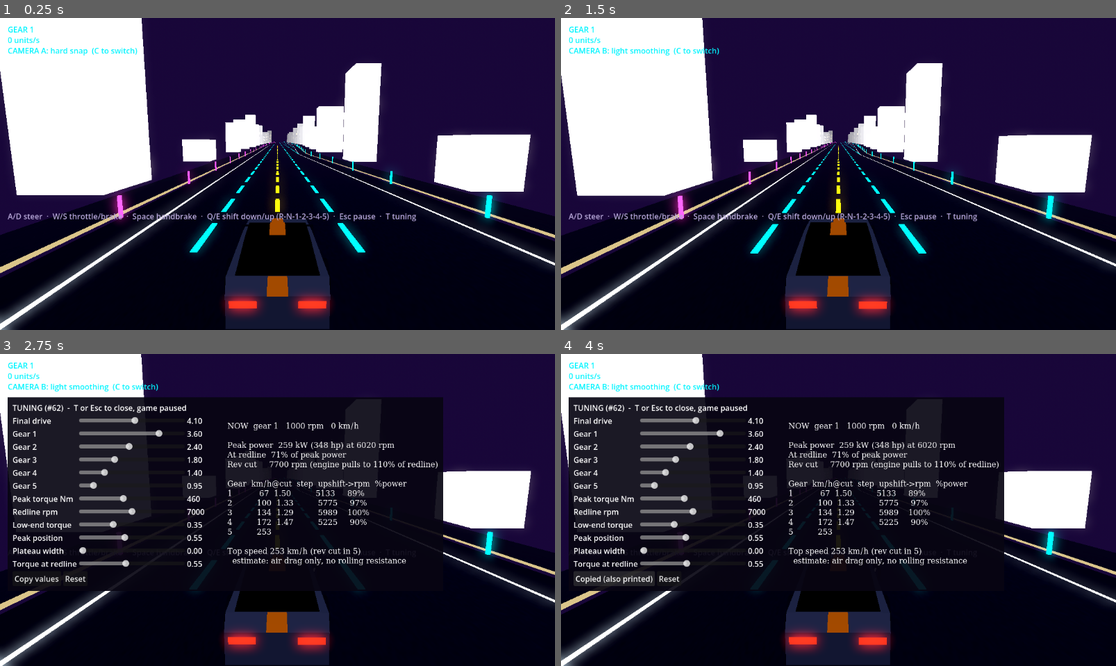
Above: before the commit, frames 1-4 (two rows, left to right).
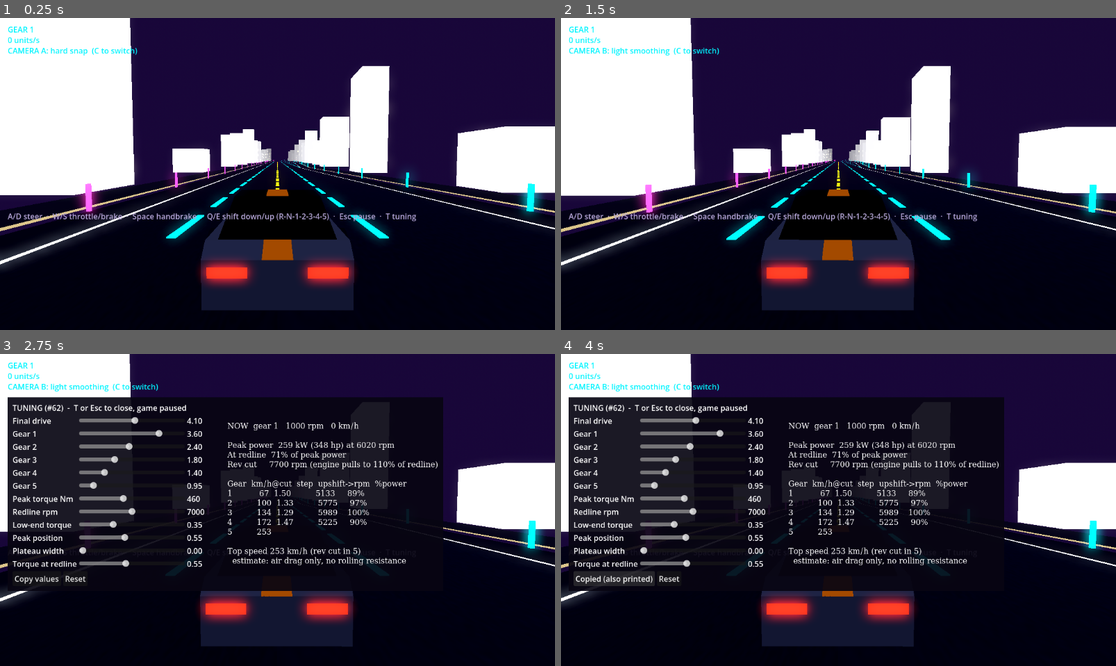
Above: after the commit, the same moments.

Repository: SmurfyHehe/neon-overdrive
Game: Godot game, scene res://Game.tscn
Same seed, same stepped clock (60 frames per second), same inputs: the game is played once before the commit and once after it.
Inputs (mouse positions are in pixels of both pictures, inside the frame that each line leads up to):
- Up to frame 1 (0.25 s): no input
- Up to frame 2 (1.5 s): move the mouse to (960, 158) at 0.52 s; hold D (steer_right) 0.53-1.25 s; tap C (camera_cycle) at 0.6 s; click (960, 158) at 0.67 s; drag from (727, 189) to (810, 236) at 1.27 s
- Up to frame 3 (2.75 s): move the mouse to (333, 441) at 2.02 s; hold D (steer_right) from 2.03 s (still down); tap T (tuning_panel) at 2.1 s; tap C (camera_cycle) at 2.3 s
- Up to frame 4 (4 s): release D (steer_right) at 2.75 s; click "Copy values" at 2.75 s; click "Copied (also printed)" at 3.5 s

The runs differ from the first frame. In frame 1, 23% of the frame differs, in the area x 0-100%, y 0-100%; in frame 2, 24%; in frame 3, 11%; in frame 4, 11%.

Commit message:
Camera: lower chase cam, speed FOV with dolly, speed/kerb/impact shake (stage A)
Moves the chase camera out of game.gd into ChaseCamera, keeping Roy's three
smoothing modes (#31) unchanged. Adds tests/camera_feel.gd (headless, real
key input) and reads the chase offset from the camera in
floating_origin_drive.gd now that it changes with speed.

Co-Authored-By: Claude Fable 5.1 <noreply@anthropic.com>
Claude-Session: https://claude.ai/code/session_01AyG5i7XTkh9WYFGwXibpLG

Diff:
--- /dev/null
+++ b/scripts/chase_camera.gd
@@ -0,0 +1,182 @@
+extends Camera3D
+class_name ChaseCamera
+
+# Chase camera (stage A, 2026-10-04). Moved out of game.gd so the feel layer
+# below has one home. Roy's three smoothing modes from #31 are carried over
+# unchanged (C cycles them; he tunes them later). New in stage A, from the
+# sense-of-speed research (perceived speed comes from how fast things move
+# across the screen, not from the number on the speedo):
+# - a lower chase position: foreground objects sweep past at a bigger angle;
+# - speed FOV with a partial dolly-in, so the world stretches outward while
+#   the car keeps roughly its size on screen;
+# - shake: a light buzz that grows with speed, a rumble on kerbs and
+#   sidewalks, and a kick when the car hits something.
+# Every number below is a starting value for Roy to judge by driving.
+
+const MODE_NAMES := ["A: hard snap", "B: light smoothing", "C: smoothing + reverse swing"]
+const FOLLOW_RATE := 6.0  # 1/s, how fast the camera catches up sideways/vertically
+const SWING_RATE := 5.0   # 1/s, how fast it swings round for reverse (~0.6 s)
+
+# Framing. Was distance 6.0 / height 3.2 / look 10 m ahead at 1.1 / FOV 62.
+const DIST := 5.2         # m behind the car at rest
+const HEIGHT := 1.85      # m above the car's origin at rest
+const LOOK_AHEAD := 12.0  # m ahead of the car the camera aims at
+const LOOK_HEIGHT := 0.95
+const SQUAT := 0.2        # m the camera drops at full speed effect
+
+# Speed FOV (vertical degrees; Godot keeps height, so 16:9 is ~1.6x wider).
+const FOV_REST := 58.0
+const FOV_FAST := 74.0
+const FOV_SPEED_LO := 5.0    # m/s (18 km/h): widening starts
+const FOV_SPEED_HI := 45.0   # m/s (162 km/h): fully wide. Linear between, so
+                             # today's ~35 m/s top speed already gets 3/4 of it
+const FOV_ACCEL_GAIN := 0.25 # deg per m/s^2 of forward acceleration
+const FOV_ACCEL_MIN := -2.0  # braking narrows a little
+const FOV_ACCEL_MAX := 3.0   # hard acceleration widens a little more
+const FOV_RATE := 3.0        # 1/s smoothing on the speed term
+const ACCEL_RATE := 4.0      # 1/s smoothing on the acceleration term
+## 0 = distance fixed (car shrinks as FOV widens), 1 = car keeps its rest size.
+const DOLLY := 0.7
+
+# Shake. Rotation in radians, position in metres, at full strength.
+const SPEED_SHAKE_ROT := 0.008   # ~0.45 deg buzz at FOV_SPEED_HI and above
+const SPEED_SHAKE_POS := 0.015
+const SURFACE_SHAKE_ROT := 0.008 # kerb/sidewalk rumble ("Dirt" surface)
+const SURFACE_SHAKE_POS := 0.02
+const IMPACT_SHAKE_ROT := 0.035  # ~2 deg at full trauma
+const IMPACT_SHAKE_POS := 0.12
+const TRAUMA_DECAY := 1.6        # 1/s
+## Velocity change in one physics tick (m/s) above which it counts as a hit.
+## Hard braking peaks well under this (see tests/camera_feel.gd); a wall at
+## speed is several times over it.
+const IMPACT_DV := 0.8
+const IMPACT_GAIN := 0.12        # trauma per m/s over the threshold
+
+var target: PlayerCar
+var mode := 0
+## Tests turn this off to compare the drawn position against the chase offset.
+var shake_enabled := true
+
+# Smoothed state the HUD and tests can read.
+var speed_t := 0.0     # 0..1, eased speed factor
+var accel_fov := 0.0   # current acceleration FOV term, degrees
+var trauma := 0.0      # 0..1, impact shake energy
+var surface_t := 0.0   # 0..1, share of wheels on a rough surface (scaled by speed)
+var dist_now := DIST
+var height_now := HEIGHT
+var anchor := Vector3.ZERO  # chase position before shake
+var aim := Vector3.ZERO     # point the rig looks at before shake
+
+var _follow := Vector2.ZERO
+var _yaw := 0.0
+var _started := false
+var _prev_vel := Vector3.ZERO
+var _prev_speed := 0.0
+var _accel := 0.0
+var _t := 0.0
+var _noise := FastNoiseLite.new()
+
+func _init(car: PlayerCar) -> void:
+	target = car
+	fov = FOV_REST
+	far = 400.0
+	# Moved in _process every rendered frame, so it must not be
+	# physics-interpolated itself (ISSUES B7).
+	physics_interpolation_mode = Node.PHYSICS_INTERPOLATION_MODE_OFF
+	_noise.noise_type = FastNoiseLite.TYPE_SIMPLEX
+	_noise.seed = 9431
+	_noise.frequency = 1.0
+
+func _ready() -> void:
+	current = true
+	_prev_vel = target.linear_velocity
+
+func mode_name() -> String:
+	return MODE_NAMES[mode]
+
+# Polled on the physics tick like all game input (#30), and the impact check
+# needs exactly one velocity sample per tick.
+func _physics_process(delta: float) -> void:
+	if Input.is_action_just_pressed("camera_cycle"):
+		mode = (mode + 1) % MODE_NAMES.size()
+	var v := target.linear_velocity
+	var dv := (v - _prev_vel).length()
+	_prev_vel = v
+	if dv > IMPACT_DV:
+		trauma = minf(1.0, trauma + (dv - IMPACT_DV) * IMPACT_GAIN)
+	var speed := target.current_speed()
+	_accel = (speed - _prev_speed) / delta
+	_prev_speed = speed
+
+func _process(delta: float) -> void:
+	_update_feel(delta)
+	_place(delta)
+	if shake_enabled:
+		_shake(delta)
+
+func _update_feel(delta: float) -> void:
+	var speed := absf(target.current_speed())
+	var want_t := clampf((speed - FOV_SPEED_LO) / (FOV_SPEED_HI - FOV_SPEED_LO), 0.0, 1.0)
+	speed_t = lerpf(speed_t, want_t, 1.0 - exp(-FOV_RATE * delta))
+	var want_a := clampf(_accel * FOV_ACCEL_GAIN, FOV_ACCEL_MIN, FOV_ACCEL_MAX)
+	accel_fov = lerpf(accel_fov, want_a, 1.0 - exp(-ACCEL_RATE * delta))
+	fov = lerpf(FOV_REST, FOV_FAST, speed_t) + accel_fov
+	# Dolly: scale the distance by how much the frustum widened, part way.
+	var widen := tan(deg_to_rad(FOV_REST) * 0.5) / tan(deg_to_rad(fov) * 0.5)
+	dist_now = DIST * (DOLLY * widen + (1.0 - DOLLY))
+	height_now = HEIGHT - SQUAT * speed_t
+	trauma = maxf(0.0, trauma - TRAUMA_DECAY * delta)
+	var rough := 0
+	var grounded := 0
+	for w in target.wheel_array:
+		if w.is_colliding():
+			grounded += 1
+			if w.surface_type != "Road":
+				rough += 1
+	var want_s := 0.0
+	if grounded > 0:
+		want_s = float(rough) / float(grounded) * clampf(speed / 15.0, 0.0, 1.0)
+	surface_t = lerpf(surface_t, want_s, 1.0 - exp(-12.0 * delta))
+
+func _place(delta: float) -> void:
+	# The interpolated position, not target.position: the car only moves on
+	# the 60 Hz physics tick, and with vsync off the camera updates several
+	# times per tick. Following the raw position made car and road judder.
+	var p := target.get_global_transform_interpolated().origin
+	# Reversing flips the chase cam to the opposite side of the car looking
+	# the opposite way (2026-09-13 fix, kept).
+	var target_yaw := PI if target.gear == -1 else 0.0
+	if mode == 0 or not _started:
+		_follow = Vector2(p.x, p.y)
+		_yaw = target_yaw
+		_started = true
+	else:
+		# Frame-rate independent ease: the same feel at 60 or 300 fps.
+		_follow = _follow.lerp(Vector2(p.x, p.y), 1.0 - exp(-FOLLOW_RATE * delta))
+		if mode == 2:
+			_yaw = lerpf(_yaw, target_yaw, 1.0 - exp(-SWING_RATE * delta))
+		else:
+			_yaw = target_yaw
+	# Distance along the road stays locked to the car (only sideways and
+	# height motion is smoothed); the dolly shortens it with speed.
+	var back := Vector3(0, 0, dist_now).rotated(Vector3.UP, _yaw)
+	var ahead := Vector3(0, 0, -LOOK_AHEAD).rotated(Vector3.UP, _yaw)
+	anchor = Vector3(_follow.x + back.x, _follow.y + height_now, p.z + back.z)
+	aim = Vector3(_follow.x + ahead.x, _follow.y + LOOK_HEIGHT, p.z + ahead.z)
+	global_position = anchor
+	look_at(aim, Vector3.UP)
+
+## Smooth noise shake applied on top of the chase transform. Amplitude adds
+## the three sources; impact uses trauma^2 so small knocks stay small.
+func _shake(delta: float) -> void:
+	var buzz := pow(speed_t, 1.5)
+	var rot := SPEED_SHAKE_ROT * buzz + SURFACE_SHAKE_ROT * surface_t + IMPACT_SHAKE_ROT * trauma * trauma
+	var pos := SPEED_SHAKE_POS * buzz + SURFACE_SHAKE_POS * surface_t + IMPACT_SHAKE_POS * trauma * trauma
+	if rot <= 0.0 and pos <= 0.0:
+		return
+	# Faster wobble for rough surface and hits than for the speed buzz.
+	_t += delta * (6.0 + 10.0 * surface_t + 14.0 * trauma)
+	rotate_object_local(Vector3.RIGHT, rot * _noise.get_noise_2d(_t, 0.0))
+	rotate_object_local(Vector3.UP, rot * 0.6 * _noise.get_noise_2d(_t, 100.0))
+	rotate_object_local(Vector3.BACK, rot * 0.8 * _noise.get_noise_2d(_t, 200.0))
+	global_position += global_basis * Vector3(pos * _noise.get_noise_2d(_t, 300.0), pos * _noise.get_noise_2d(_t, 400.0), 0.0)
--- a/scripts/game.gd
+++ b/scripts/game.gd
@@ -32,20 +32,9 @@
 var player: PlayerCar
 var game_state: GameState
 
-var camera: Camera3D
-const CAM_DIST := 6.0
-const CAM_HEIGHT := 3.2
-const CAM_FOV := 62.0
-# Issue #31: C cycles camera modes in-game. Roy kept all three for now
-# (2026-09-29) and will tune them later.
-# 0 = hard snap (old), 1 = light smoothing, 2 = smoothing + eased reverse swing.
-const CAM_MODE_NAMES := ["A: hard snap", "B: light smoothing", "C: smoothing + reverse swing"]
-const CAM_FOLLOW_RATE := 6.0  # 1/s, how fast the camera catches up sideways/vertically
-const CAM_SWING_RATE := 5.0   # 1/s, how fast it swings round for reverse (~0.6 s)
-var cam_mode := 0
-var cam_follow := Vector2.ZERO  # smoothed (x, y) the camera tracks
-var cam_yaw := 0.0              # 0 = behind for forward, PI = mirrored for reverse
-var cam_started := false
+# Chase camera, its three smoothing modes (#31, C to cycle) and the stage A
+# speed feel (FOV, dolly, shake) all live in chase_camera.gd.
+var camera: ChaseCamera
 var lbl_cam: Label
 
 var lbl_gear: Label
@@ -232,7 +221,6 @@
 	var z := player.global_position.z
 	if absf(z) >= recenter_dist:
 		_shift_origin(int(floor(-z / RoadChunkBuilder.CHUNK_LEN)))
-	_poll_camera_input()
 
 ## Moves the world back by shift_chunks whole chunks (positive = the car had
 ## driven forward, -z). Whole chunks keep chunk positions exact integers x 50.
@@ -272,51 +260,8 @@
 
 # ---------- camera ----------
 func _setup_camera() -> void:
-	camera = Camera3D.new()
-	camera.fov = CAM_FOV
-	camera.far = 400.0
-	# Moved in _process every rendered frame, so it must not be
-	# physics-interpolated itself (ISSUES B7).
-	camera.physics_interpolation_mode = Node.PHYSICS_INTERPOLATION_MODE_OFF
+	camera = ChaseCamera.new(player)
 	add_child(camera)
-	camera.current = true
-
-func _update_camera(delta: float) -> void:
-	# The interpolated position, not player.position: the car only moves on
-	# the 60 Hz physics tick, and with vsync off the camera updates several
-	# times per tick. Following the raw position made car and road judder.
-	var p := player.get_global_transform_interpolated().origin
-	# BUG FIX (2026-09-13): camera never rotated for reverse, so you couldn't
-	# see what you were backing into. Reversing flips the chase cam to the
-	# opposite side of the car looking the opposite way -- it still trails
-	# "behind" relative to the current direction of travel, just mirrored.
-	var reversing := player.gear == -1
-	var target_yaw := PI if reversing else 0.0
-	if cam_mode == 0 or not cam_started:
-		cam_follow = Vector2(p.x, p.y)
-		cam_yaw = target_yaw
-		cam_started = true
-	else:
-		# Frame-rate independent ease: the same feel at 60 or 300 fps.
-		var k := 1.0 - exp(-CAM_FOLLOW_RATE * delta)
-		cam_follow = cam_follow.lerp(Vector2(p.x, p.y), k)
-		if cam_mode == 2:
-			cam_yaw = lerpf(cam_yaw, target_yaw, 1.0 - exp(-CAM_SWING_RATE * delta))
-		else:
-			cam_yaw = target_yaw
-	# Distance along the road stays locked to the car, so speed never pulls
-	# the camera further back; only sideways and height motion is smoothed.
-	var fx := cam_follow.x
-	var fy := cam_follow.y
-	var back := Vector3(0, 0, CAM_DIST).rotated(Vector3.UP, cam_yaw)
-	var ahead := Vector3(0, 0, -10.0).rotated(Vector3.UP, cam_yaw)
-	camera.global_position = Vector3(fx + back.x, fy + CAM_HEIGHT, p.z + back.z)
-	camera.look_at(Vector3(fx + ahead.x, fy + 1.1, p.z + ahead.z), Vector3.UP)
-
-# Polled from _physics_process like all game input (#30), not an event handler.
-func _poll_camera_input() -> void:
-	if Input.is_action_just_pressed("camera_cycle"):
-		cam_mode = (cam_mode + 1) % CAM_MODE_NAMES.size()
 
 # ---------- temporary debug readout (real HUD is milestone 5) ----------
 func _setup_debug_hud() -> void:
@@ -345,7 +290,7 @@
 	var gear_name := "R" if player.gear == -1 else ("N" if player.gear == 0 else str(player.gear))
 	lbl_gear.text = "GEAR %s" % gear_name
 	lbl_speed.text = "%d units/s" % int(player.current_speed())
-	lbl_cam.text = "CAMERA %s  (C to switch)" % CAM_MODE_NAMES[cam_mode]
+	lbl_cam.text = "CAMERA %s  (C to switch)" % camera.mode_name()
 	# BUG FIX (2026-09-13): shift_flash_t was tracked on the player since
 	# milestone 2 but nothing ever read it -- shifting had zero feedback.
 	# Wired it to actually punch the gear label (bright flash + scale pop)
@@ -364,7 +309,6 @@
 	add_child(PauseMenu.new(game_state))
 	add_child(TuningPanel.new(player, game_state))
 
-func _process(delta: float) -> void:
+func _process(_delta: float) -> void:
 	_update_chunk_pool(player.position.z)
-	_update_camera(delta)
 	_update_debug_hud()
--- /dev/null
+++ b/tests/camera_feel.gd
@@ -0,0 +1,254 @@
+extends SceneTree
+
+# Stage A camera test (2026-10-04): drives the real Game.tscn with held keys
+# (the same InputMap path a keyboard uses) and checks the chase camera's speed
+# feel does what it says.
+#
+# Phases, one fresh game each where it matters:
+#   rest     -- car settles; FOV, distance and height sit at their rest values
+#   launch   -- full throttle with upshifts; FOV and dolly follow speed
+#   brake    -- hard braking from speed must NOT read as an impact
+#   kerb     -- steer onto the sidewalk ("Dirt"); surface rumble turns on
+#   wall     -- fresh game, a wall dropped across the road; impact shake fires
+#
+# Asserts (exit code 1 on failure):
+# - rest: fov within 0.5 deg of FOV_REST, dist/height at DIST/HEIGHT
+# - launch: reaches 28 m/s; fov rises with speed (correlation > 0.9), ends
+#   at least 8 deg wider; camera distance shortens (dolly)
+# - brake: largest per-tick velocity change stays under IMPACT_DV, trauma 0
+# - kerb: surface_t > 0.25 while wheels are on the sidewalk
+# - wall: trauma > 0.3 after the hit, and the drawn camera differs from the
+#   unshaken chase anchor (shake actually applied), all values finite
+# - shake at cruising speed stays subtle: under 0.6 deg off the chase aim
+# - zero errors logged
+#
+# Run:
+#   Godot_v4.7.2-stable_win64_console.exe --headless --path . -s res://tests/camera_feel.gd
+
+class ErrorCounter extends Logger:
+	var errors: Array[String] = []
+	var _lock := Mutex.new()
+	func _log_error(function: String, file: String, line: int, code: String, rationale: String,
+			_editor_notify: bool, error_type: int, _script_backtraces: Array[ScriptBacktrace]) -> void:
+		if error_type == ERROR_TYPE_WARNING:
+			return
+		_lock.lock()
+		errors.append("%s (%s:%d in %s)" % [rationale if rationale != "" else code, file, line, function])
+		_lock.unlock()
+	func _log_message(_message: String, _error: bool) -> void:
+		pass
+
+const C := preload("res://scripts/chase_camera.gd")
+const MAX_TICKS := 60 * 90
+
+var logger := ErrorCounter.new()
+var fails := 0
+var game: Node
+var phase := "rest"
+var ticks := 0
+var phase_ticks := 0
+var speeds: PackedFloat32Array = []
+var fovs: PackedFloat32Array = []
+var start_dist := 0.0
+var brake_max_dv := 0.0
+var brake_max_trauma := 0.0
+var prev_v := Vector3.ZERO
+var kerb_max := 0.0
+var kerb_trauma := 0.0
+var max_shake_angle := 0.0
+var wall_hit_trauma := 0.0
+var shake_seen := false
+
+func _initialize() -> void:
+	OS.add_logger(logger)
+	seed(777)
+	_spawn()
+
+func _spawn() -> void:
+	if game:
+		game.queue_free()
+	game = (load("res://Game.tscn") as PackedScene).instantiate()
+	root.add_child(game)
+	for k in [KEY_W, KEY_S, KEY_A, KEY_D, KEY_SPACE]:
+		_press(k, false)
+
+func _press(k: Key, down: bool) -> void:
+	var e := InputEventKey.new()
+	e.keycode = k
+	e.physical_keycode = k
+	e.pressed = down
+	Input.parse_input_event(e)
+
+func _fail(msg: String) -> void:
+	fails += 1
+	print("FAIL ", msg)
+
+func _player() -> PlayerCar:
+	return game.get("player")
+
+func _cam() -> ChaseCamera:
+	return game.get("camera")
+
+## Holds the heading down the road toward lateral position aim_x, like
+## chunk_drive.gd's bot (which is aim_x = 0, max_term = 0.05).
+func _hold_heading(p: PlayerCar, aim_x: float = 0.0, max_term: float = 0.05) -> void:
+	var err: float = p.global_rotation.y + clampf((aim_x - p.global_position.x) * 0.02, -max_term, max_term)
+	_press(KEY_A, err < -0.02)
+	_press(KEY_D, err > 0.02)
+
+func _upshift(p: PlayerCar) -> void:
+	if p.gear >= 1 and p.gear < 5 and p.linear_velocity.length() > 9.0 * p.gear and not p.is_shifting:
+		_press(KEY_E, true)
+		_press(KEY_E, false)
+
+## Angle between where the camera points and where the unshaken rig aims.
+func _shake_angle(cam: ChaseCamera) -> float:
+	return (cam.aim - cam.anchor).normalized().angle_to(-cam.global_basis.z)
+
+func _physics_process(_delta: float) -> bool:
+	ticks += 1
+	phase_ticks += 1
+	if ticks > MAX_TICKS:
+		_fail("timed out in phase %s" % phase)
+		return _finish()
+	var p := _player()
+	var cam := _cam()
+	if p == null or cam == null:
+		return false
+	var v := p.linear_velocity
+	var speed := p.current_speed()
+	match phase:
+		"rest":
+			if phase_ticks == 90:
+				print("rest: fov=%.2f dist=%.2f height=%.2f" % [cam.fov, cam.dist_now, cam.height_now])
+				if absf(cam.fov - C.FOV_REST) > 0.5:
+					_fail("rest fov %.2f, expected %.1f" % [cam.fov, C.FOV_REST])
+				if absf(cam.dist_now - C.DIST) > 0.05 or absf(cam.height_now - C.HEIGHT) > 0.05:
+					_fail("rest framing dist %.2f height %.2f" % [cam.dist_now, cam.height_now])
+				start_dist = cam.dist_now
+				_next("launch")
+				_press(KEY_W, true)
+		"launch":
+			_hold_heading(p)
+			_upshift(p)
+			speeds.append(speed)
+			fovs.append(cam.fov)
+			if speed > 20.0:
+				max_shake_angle = maxf(max_shake_angle, _shake_angle(cam))
+			if speed >= 28.0:
+				print("launch: %.1f m/s after %.1f s, fov=%.2f dist=%.2f height=%.2f" % [speed, phase_ticks / 60.0, cam.fov, cam.dist_now, cam.height_now])
+				var corr := _corr(speeds, fovs)
+				print("launch: speed/fov correlation %.3f" % corr)
+				if corr < 0.9:
+					_fail("fov does not follow speed (r=%.3f)" % corr)
+				if cam.fov < C.FOV_REST + 8.0:
+					_fail("fov only %.2f at %.1f m/s" % [cam.fov, speed])
+				if cam.dist_now >= start_dist - 0.2:
+					_fail("no dolly: dist %.2f vs %.2f at rest" % [cam.dist_now, start_dist])
+				_next("brake")
+				_press(KEY_W, false)
+				_press(KEY_S, true)
+				prev_v = v
+			elif phase_ticks > 60 * 40:
+				_fail("launch never reached 28 m/s (%.1f)" % speed)
+				return _finish()
+		"brake":
+			_hold_heading(p)
+			brake_max_dv = maxf(brake_max_dv, (v - prev_v).length())
+			prev_v = v
+			brake_max_trauma = maxf(brake_max_trauma, cam.trauma)
+			if speed < 3.0:
+				print("brake: largest per-tick dv %.3f m/s (impact threshold %.1f), trauma max %.3f" % [brake_max_dv, C.IMPACT_DV, brake_max_trauma])
+				if brake_max_dv >= C.IMPACT_DV:
+					_fail("hard braking crosses the impact threshold")
+				if brake_max_trauma > 0.0:
+					_fail("hard braking produced impact shake")
+				_press(KEY_S, false)
+				_press(KEY_W, true)
+				_next("kerb")
+		"kerb":
+			_upshift(p)
+			# Ease toward the right-hand sidewalk once moving.
+			if speed > 12.0:
+				_hold_heading(p, 14.0, 0.15)
+			else:
+				_hold_heading(p)
+			kerb_max = maxf(kerb_max, cam.surface_t)
+			kerb_trauma = maxf(kerb_trauma, cam.trauma)
+			var on_dirt := false
+			for w in p.wheel_array:
+				if w.is_colliding() and w.surface_type == "Dirt":
+					on_dirt = true
+			if on_dirt and cam.surface_t > 0.25:
+				shake_seen = cam.global_position.distance_to(cam.anchor) > 0.0
+				print("kerb: surface_t %.2f at %.1f m/s, shake offset %.4f m, impact trauma on the kerb %.2f" % [cam.surface_t, speed, cam.global_position.distance_to(cam.anchor), kerb_trauma])
+				_next("wall")
+				_spawn()
+				_press(KEY_W, true)
+			elif phase_ticks > 60 * 20:
+				_fail("never got onto the sidewalk (surface_t max %.2f)" % kerb_max)
+				_next("wall")
+				_spawn()
+				_press(KEY_W, true)
+		"wall":
+			_hold_heading(p)
+			_upshift(p)
+			if not game.has_node("TestWall") and speed > 20.0:
+				var wall := StaticBody3D.new()
+				wall.name = "TestWall"
+				var col := CollisionShape3D.new()
+				var box := BoxShape3D.new()
+				box.size = Vector3(40.0, 3.0, 1.0)
+				col.shape = box
+				wall.add_child(col)
+				game.add_child(wall)
+				wall.global_position = Vector3(0.0, 1.5, p.global_position.z - 30.0)
+			if game.has_node("TestWall"):
+				wall_hit_trauma = maxf(wall_hit_trauma, cam.trauma)
+				if cam.trauma > 0.3 and not shake_seen:
+					shake_seen = cam.global_position.distance_to(cam.anchor) > 0.0
+				var ok := is_finite(cam.fov) and cam.global_position.is_finite()
+				if not ok:
+					_fail("camera went non-finite after the hit")
+					return _finish()
+				if phase_ticks > 60 * 30 or (wall_hit_trauma > 0.3 and speed < 1.0):
+					print("wall: trauma max %.2f" % wall_hit_trauma)
+					if wall_hit_trauma <= 0.3:
+						_fail("hitting a wall at speed gave trauma %.2f" % wall_hit_trauma)
+					return _finish()
+	return false
+
+func _next(name: String) -> void:
+	phase = name
+	phase_ticks = 0
+
+func _corr(a: PackedFloat32Array, b: PackedFloat32Array) -> float:
+	var n := a.size()
+	var ma := 0.0
+	var mb := 0.0
+	for i in n:
+		ma += a[i]
+		mb += b[i]
+	ma /= n
+	mb /= n
+	var sab := 0.0
+	var saa := 0.0
+	var sbb := 0.0
+	for i in n:
+		sab += (a[i] - ma) * (b[i] - mb)
+		saa += (a[i] - ma) * (a[i] - ma)
+		sbb += (b[i] - mb) * (b[i] - mb)
+	return sab / sqrt(saa * sbb) if saa > 0.0 and sbb > 0.0 else 0.0
+
+func _finish() -> bool:
+	print("cruise shake: max %.3f deg off the chase aim above 20 m/s" % rad_to_deg(max_shake_angle))
+	if max_shake_angle > deg_to_rad(0.6):
+		_fail("speed shake too strong: %.3f deg" % rad_to_deg(max_shake_angle))
+	if not shake_seen:
+		_fail("shake never moved the camera off its anchor")
+	for e in logger.errors:
+		_fail("logged error: " + e)
+	print("camera_feel: %s" % ("PASS" if fails == 0 else "%d failure(s)" % fails))
+	OS.remove_logger(logger)
+	quit(0 if fails == 0 else 1)
+	return true
--- a/tests/floating_origin_drive.gd
+++ b/tests/floating_origin_drive.gd
@@ -59,6 +59,7 @@
 	game = (load("res://Game.tscn") as PackedScene).instantiate()
 	game.set("recenter_dist", TEST_RECENTER_DIST)
 	root.add_child(game)
+	(game.get("camera") as ChaseCamera).shake_enabled = false
 	_teleport_far()
 	# Render checks run right before drawing, after every node's _process
 	# (the camera moves in game.gd's _process), so they see the drawn frame.
@@ -159,8 +160,12 @@
 		worst_frame_step = max(worst_frame_step, absf(road_z - prev_road_z) - allowed)
 	prev_road_z = road_z
 	prev_phys_frame = phys_frame
-	var cam: Camera3D = game.get("camera")
-	var want := Vector3(ip.x, ip.y + 3.2, ip.z + (-6.0 if p.gear == -1 else 6.0))
+	var cam: ChaseCamera = game.get("camera")
+	# Stage A: the chase offset now shrinks with speed (dolly + squat), so it
+	# is read from the camera rather than hard-coded; shake is off for this
+	# test (see _initialize), so the drawn position is exactly the offset.
+	var back := -cam.dist_now if p.gear == -1 else cam.dist_now
+	var want := Vector3(ip.x, ip.y + cam.height_now, ip.z + back)
 	worst_cam_err = max(worst_cam_err, cam.global_position.distance_to(want))
 	for c in game.get("chunk_pool"):
 		var want_z := -float(c.index - origin) * RoadChunkBuilder.CHUNK_LEN
Not shown, added: scripts/chase_camera.gd.uid
Not shown, added: tests/camera_feel.gd.uid
